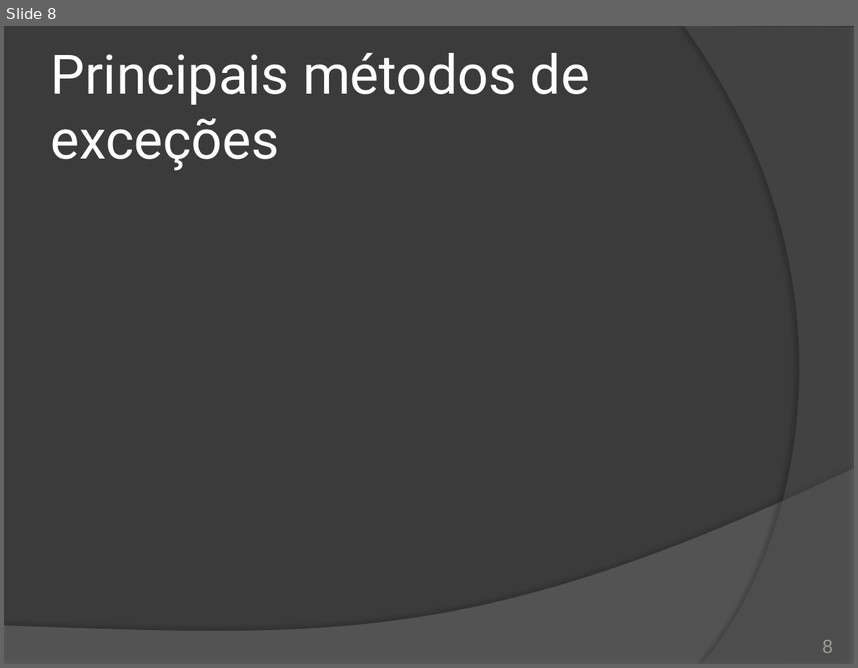
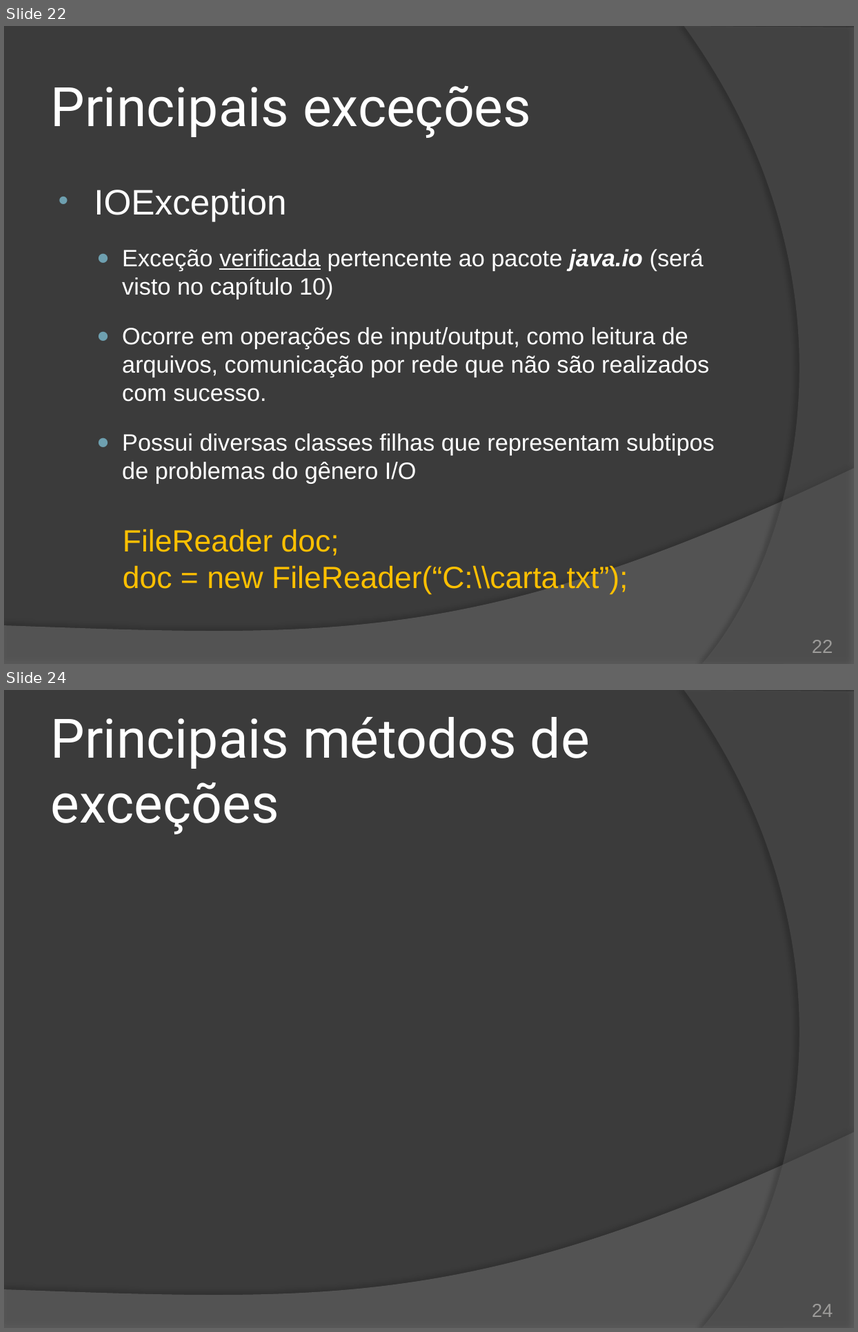
Before and after one commit to duchesqui/slzvieira-training, a slide deck: 2-Java-Programmer-Modulo-II/12.Capitulo06.pptx. Shown one above the other, each under a label of ours: slide 8 before the commit, slides 22 and 24 after it; the slides between them are not shown. The pictures are 858x668 and 858x1332 pixels, drawn with LibreOffice and Linux fonts; fonts in the diff are those of the drawing. Boxes give left, top, right and bottom in pixels: in the first picture for what was removed or moved away, otherwise in the second. Text is boxed around its words. In the diff, an @@ line names an element or a change of style, - is before the commit and + after.

Commit message:
Novos slides de tratamento de exceções.

```diff
--- a/2-Java-Programmer-Modulo-II/12.Capitulo06.pptx
+++ b/2-Java-Programmer-Modulo-II/12.Capitulo06.pptx
@@ slide 22 added at (4, 26, 854, 664), background #3B3B3B; not listed: 2 template elements that a slide beside it also shows @@
@@ title added at (51, 85, 531, 138), 46 pt, text #FFFFFF @@
+Principais exceções
@@ text added at (94, 189, 715, 594), 20 pt, text #FFFFFF @@
+• IOException
+  ● Exceção verificada pertencente ao pacote java.io (será visto no capítulo 10)
+  ● Ocorre em operações de input/output, como leitura de arquivos, comunicação por rede que não são realizados com sucesso.
+  ● Possui diversas classes filhas que representam subtipos de problemas do gênero I/O
+  FileReader doc;
+  doc = new FileReader(“C:\\carta.txt”);
@@ page number added at (812, 639, 833, 653), 16 pt, text #9D9B9A @@
+22
@@ what was slide 8 is now slide 24 @@
@@ page number at (812, 1303, 833, 1317): text changed @@
-8
+24
```
Also in this commit, not shown: 4 slides changed, 13 other slides added, 1 slide removed.
